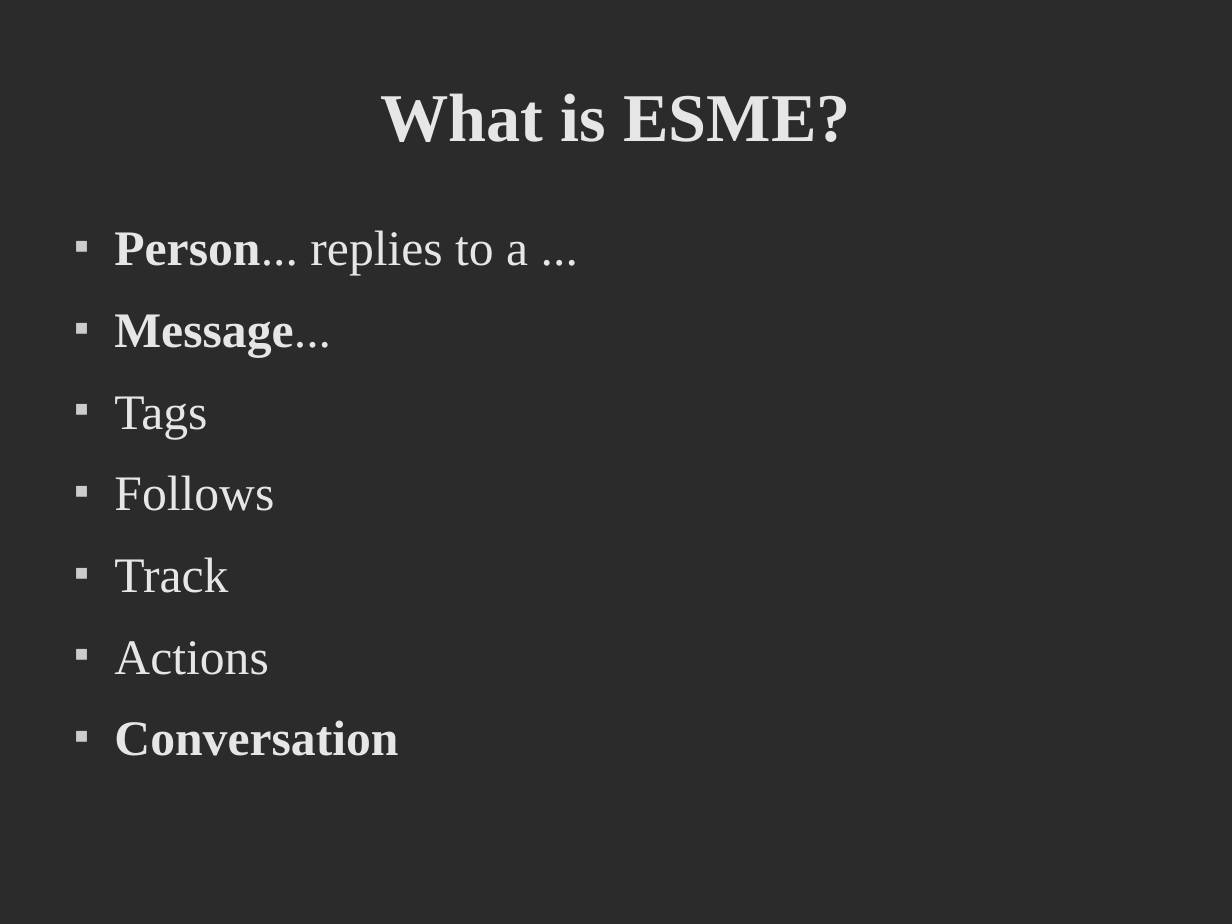
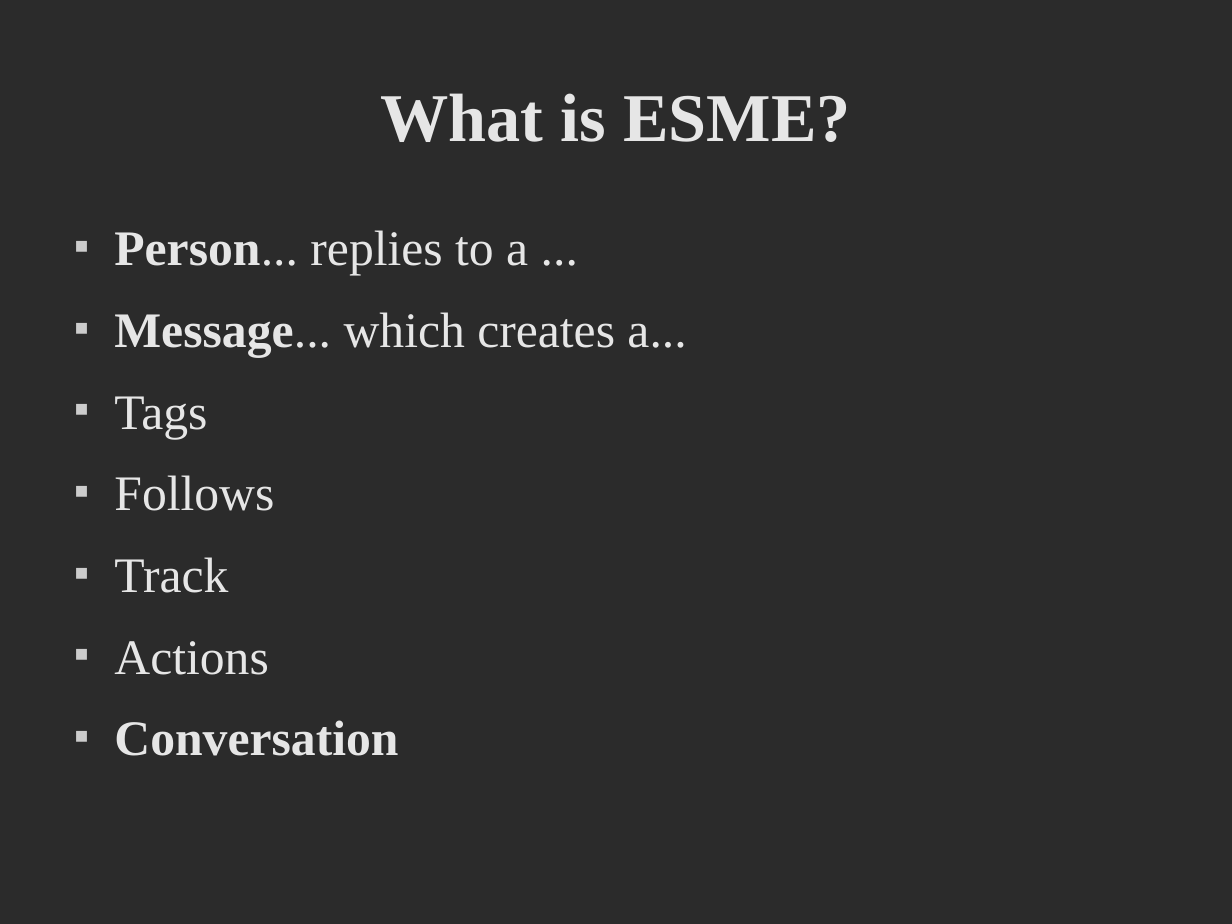
Before and after one commit to dpp/lift-samples, a slide deck: slide 8 of presentations/2008_SAP_TechEd/ESME_REST.odp. Drawn at 1232x924 pixels with LibreOffice and Linux fonts; fonts in the diff are those of the drawing; background and template pictures are left out; a plain dark background stands for a picture behind light text. Boxes give left, top, right and bottom in pixels: in the first picture for what was removed or moved away, otherwise in the second. Text is boxed around its words. In the diff, an @@ line names an element or a change of style, - is before the commit and + after.

```diff
--- a/presentations/2008_SAP_TechEd/ESME_REST.odp
+++ b/presentations/2008_SAP_TechEd/ESME_REST.odp
@@ text at [114, 312, 686, 357]: text changed; bold off @@
-■ Message...
+■ Message... which creates a...
```
Also in this commit, not shown: 2 other slides changed, 2 other files.
